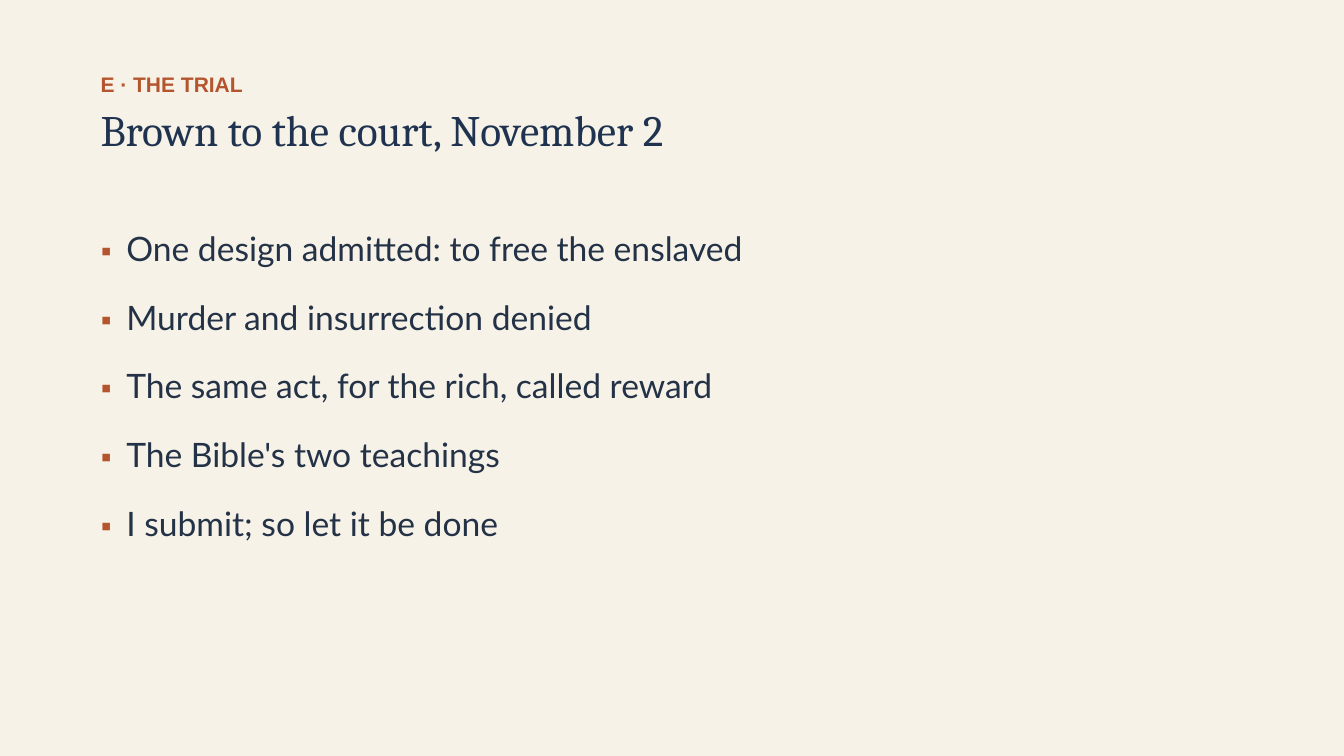
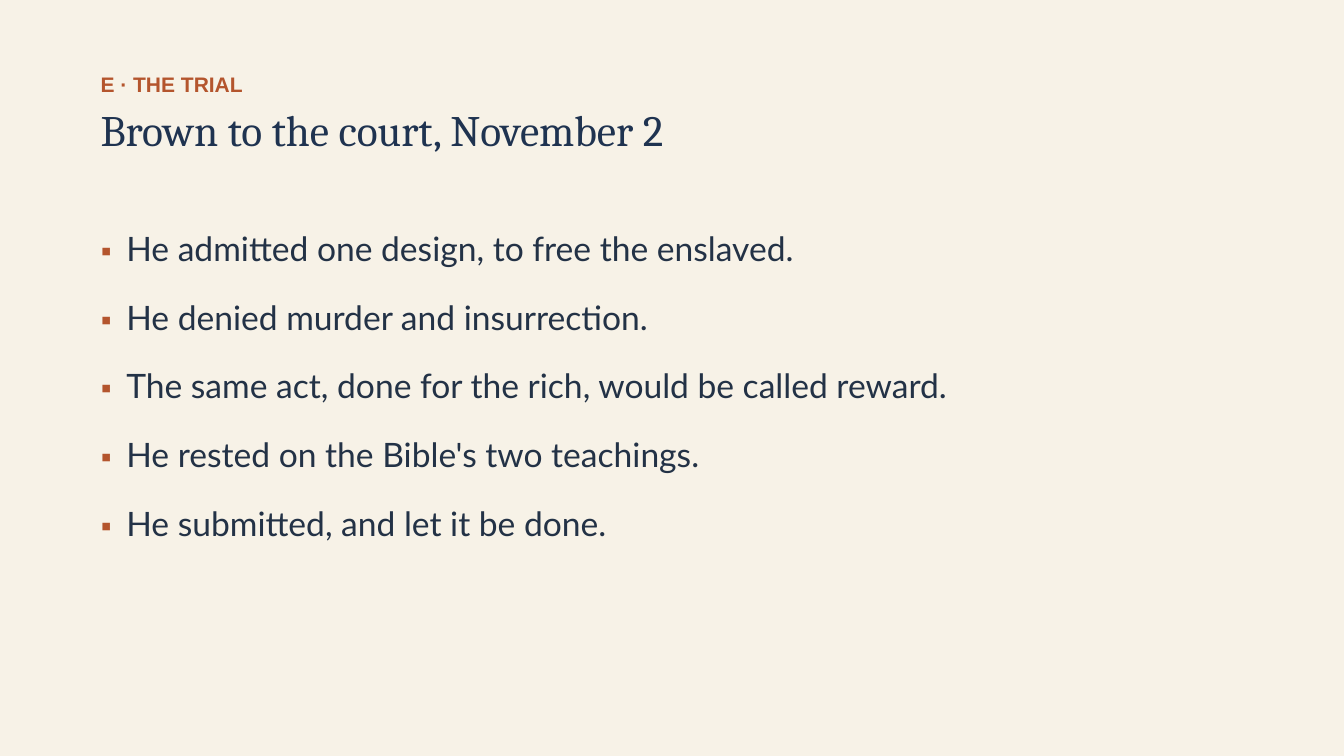
Before and after one commit to ab17gthb/humanities-curriculum-group, a slide deck: slide 16 of sectional-crisis/lesson-05/lesson-05-slides.pptx. Drawn at 1344x756 pixels with LibreOffice and Linux fonts; fonts in the diff are those of the drawing. Boxes give left, top, right and bottom in pixels: in the first picture for what was removed or moved away, otherwise in the second. Text is boxed around its words. In the diff, an @@ line names an element or a change of style, - is before the commit and + after.

```diff
--- a/sectional-crisis/lesson-05/lesson-05-slides.pptx
+++ b/sectional-crisis/lesson-05/lesson-05-slides.pptx
@@ text at (126, 236, 946, 541): text changed @@
-▪ One design admitted: to free the enslaved
-▪ Murder and insurrection denied
-▪ The same act, for the rich, called reward
-▪ The Bible's two teachings
-▪ I submit; so let it be done
+▪ He admitted one design, to free the enslaved.
+▪ He denied murder and insurrection.
+▪ The same act, done for the rich, would be called reward.
+▪ He rested on the Bible's two teachings.
+▪ He submitted, and let it be done.
```
Also in this commit, not shown: 11 other slides changed, 6 other files.
